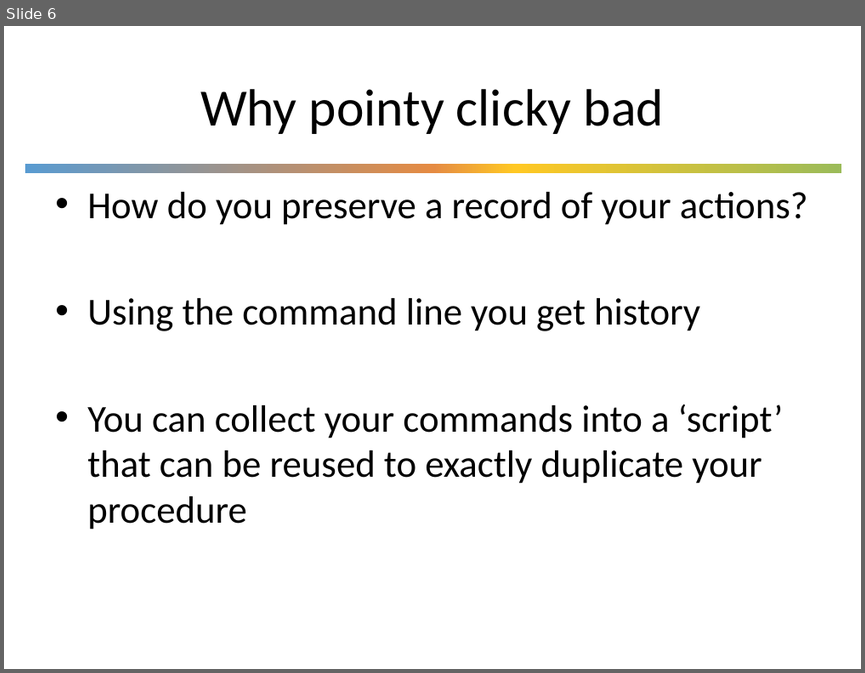
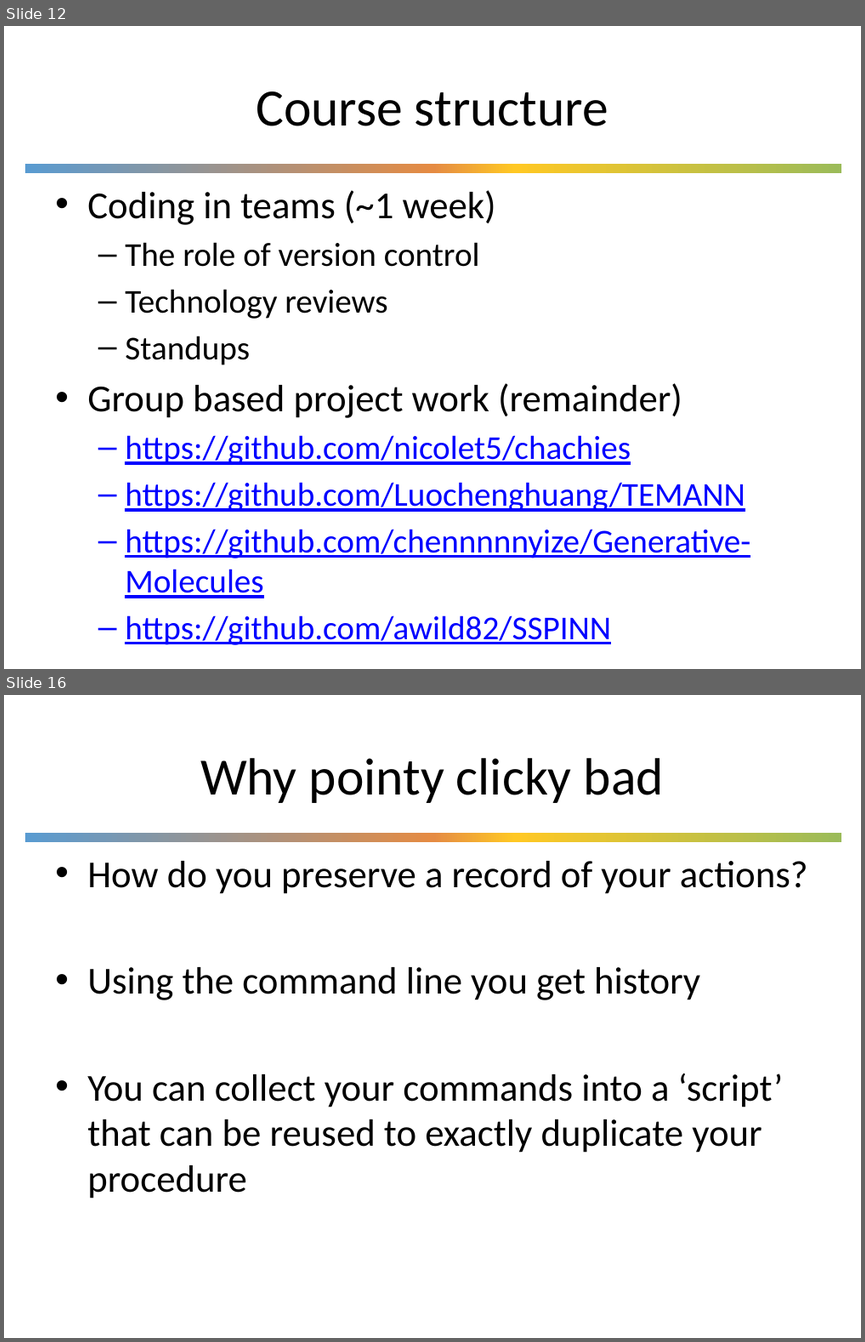
Before and after one commit to UWDIRECT/UWDIRECT.github.io, a slide deck: Wi21_content/SEDS/L1.1.Command_Line.pptx. Shown one above the other, each under a label of ours: slide 6 before the commit, slides 12 and 16 after it; the slides between them are not shown. The pictures are 865x673 and 865x1342 pixels, drawn with LibreOffice and Linux fonts; fonts in the diff are those of the drawing; background and template pictures are left out. Boxes give left, top, right and bottom in pixels: in the first picture for what was removed or moved away, otherwise in the second. Text is boxed around its words. In the diff, an @@ line names an element or a change of style, - is before the commit and + after.

```diff
--- a/Wi21_content/SEDS/L1.1.Command_Line.pptx
+++ b/Wi21_content/SEDS/L1.1.Command_Line.pptx
@@ slide 12 added at (4, 26, 861, 669), background #FFFFFF; not listed: 1 template element that a slide beside it also shows @@
@@ title added at (256, 91, 608, 126), 44 pt, text #000000 @@
+Course structure
@@ text added at (87, 190, 750, 645), 28 pt, text #0000FF, underline @@
+• Coding in teams (~1 week)
+  – The role of version control
+  – Technology reviews
+  – Standups
+• Group based project work (remainder)
+  – https://github.com/nicolet5/chachies
+  – https://github.com/Luochenghuang/TEMANN
+  – https://github.com/chennnnnyize/Generative-Molecules
+  – https://github.com/awild82/SSPINN
@@ what was slide 6 is now slide 16 @@
```
Also in this commit, not shown: 1 slide changed, 13 other slides added, 2 slides removed.
